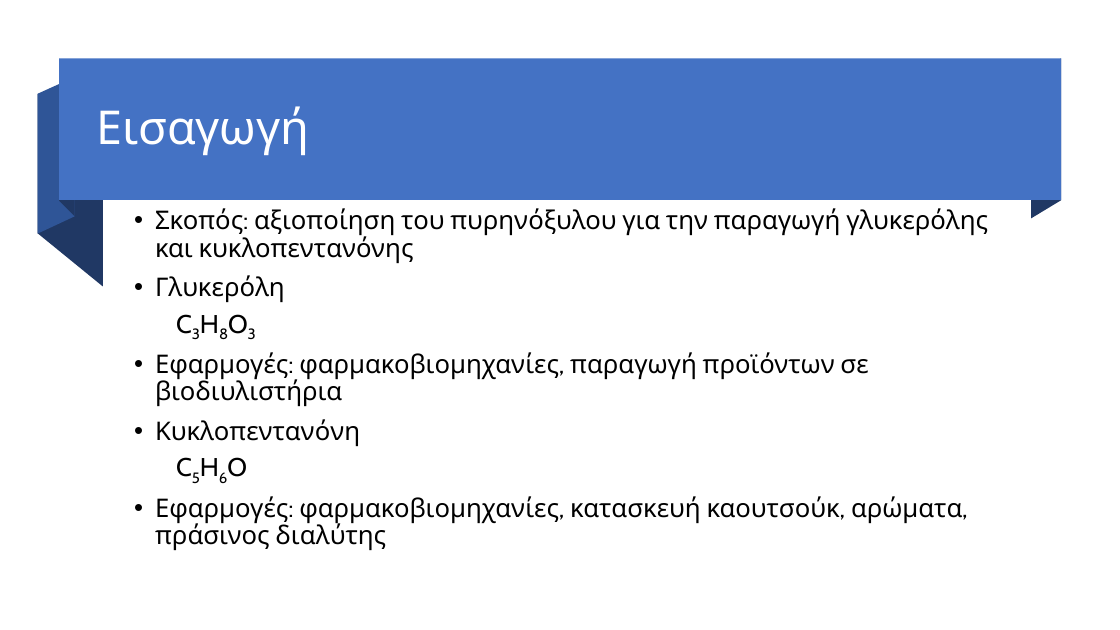
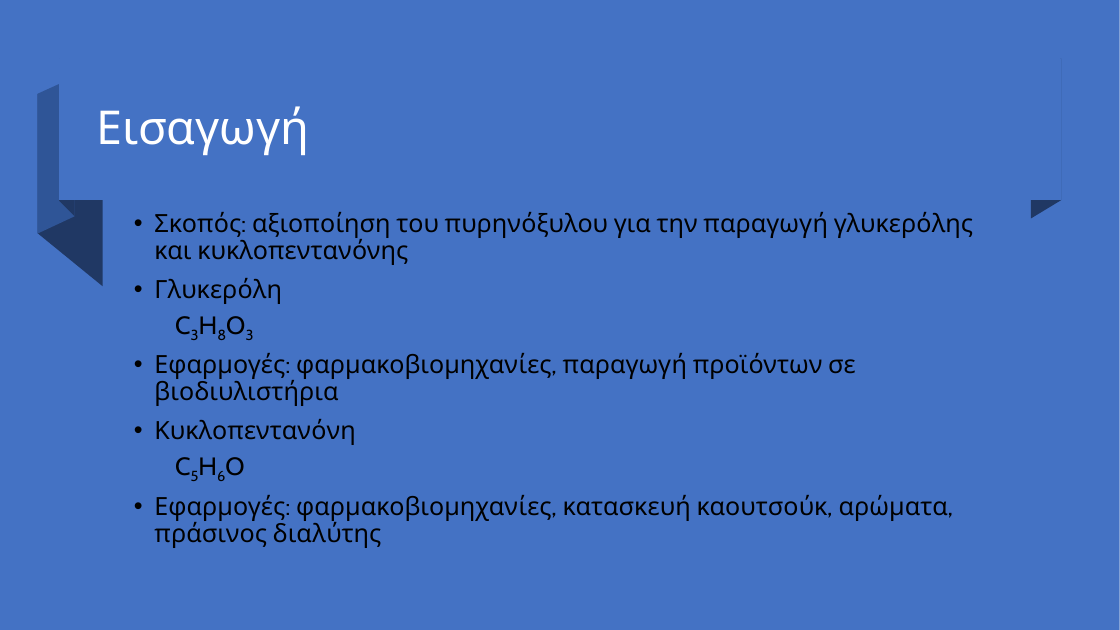
Before and after one commit to Vidianos-Giannitsis/Process-Design, a slide deck: slide 2 of Final_exam_files/Process_Design_omada_27_to_upload/presentation_omada_27.pptx. Drawn at 1120x630 pixels with LibreOffice and Linux fonts; fonts in the diff are those of the drawing. Boxes give left, top, right and bottom in pixels: in the first picture for what was removed or moved away, otherwise in the second. Text is boxed around its words. In the diff, an @@ line names an element or a change of style, - is before the commit and + after.

```diff
--- a/Final_exam_files/Process_Design_omada_27_to_upload/presentation_omada_27.pptx
+++ b/Final_exam_files/Process_Design_omada_27_to_upload/presentation_omada_27.pptx
@@ rectangle added at (x1=0, y1=0, x2=1120, y2=630), fill #4472C4 @@
@@ text "Σκοπός: αξιοποίηση του πυρηνόξυλου για ..." at (x1=154, y1=212, x2=973, y2=548): size 22 to 21.6 pt; indent changed; list level 2 to 1 in "C3H8O3"; list level 2 to 1 in "C5H6O" @@
```
Also in this commit, not shown: 15 other slides changed, 8 other files.
